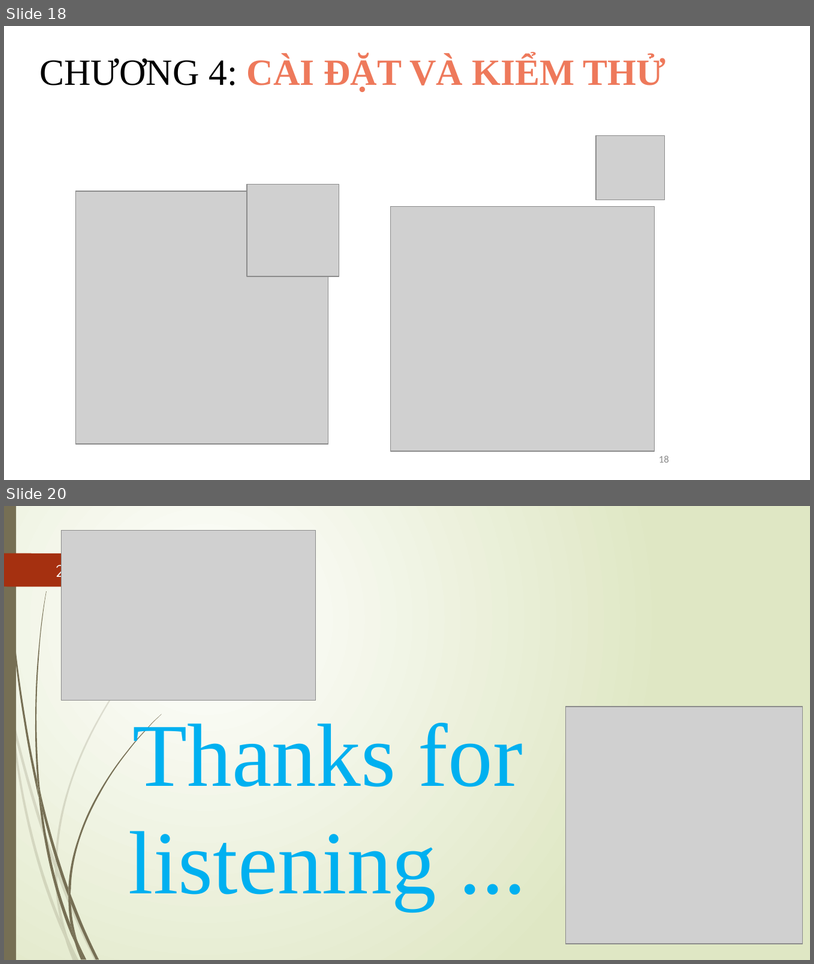
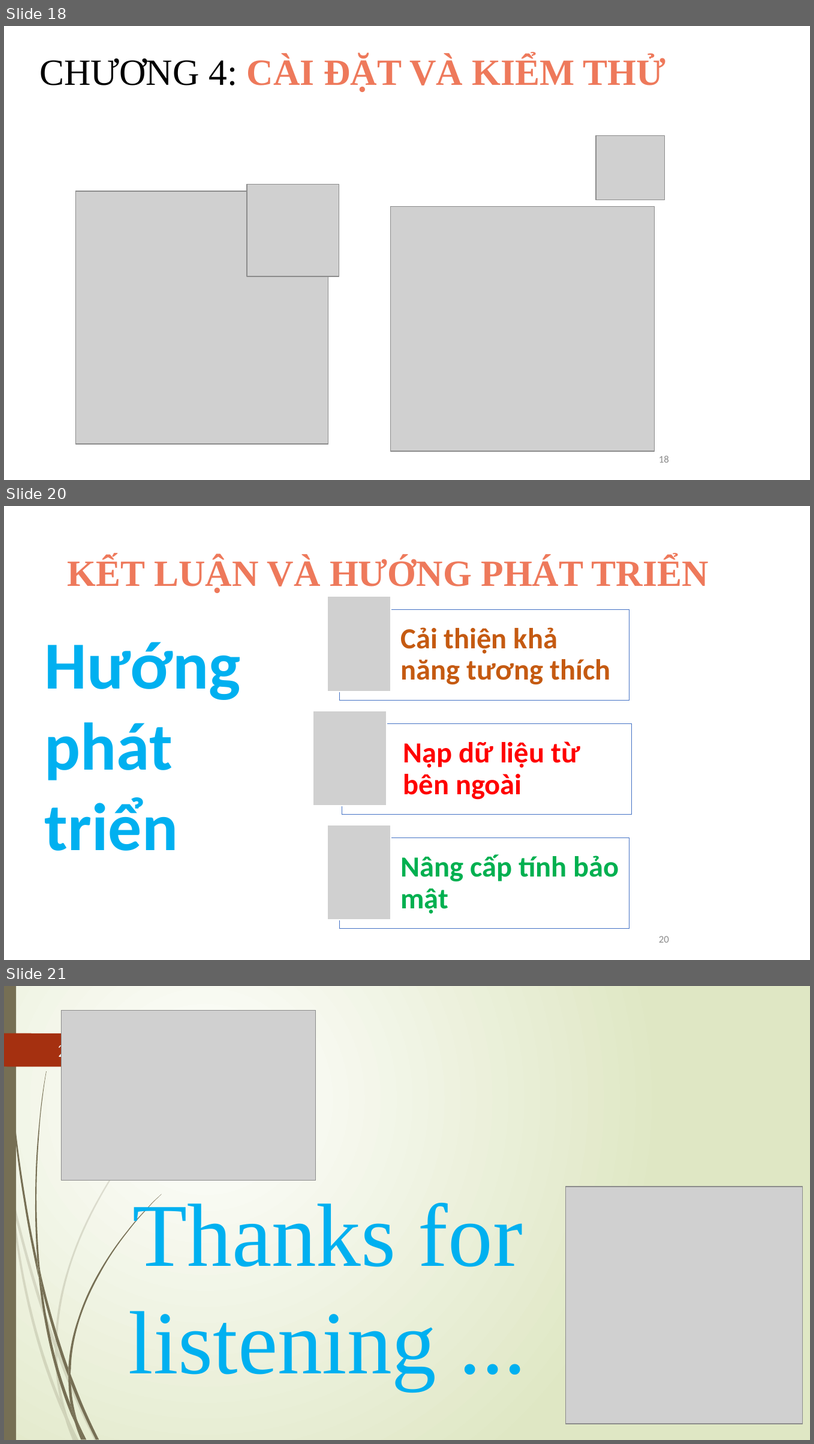
Before and after one commit to tovantoi/csn-da21tta-tovantoi-xml, a slide deck: thesis/abs/CSN.pptx. Shown one above the other, each under a label of ours: slides 18 and 20 before the commit, slides 18, 20 and 21 after it; the slides between them are not shown. The pictures are 814x964 and 814x1444 pixels, drawn with LibreOffice and Linux fonts; fonts in the diff are those of the drawing; grey boxes stand for pictures. Boxes give left, top, right and bottom in pixels: in the first picture for what was removed or moved away, otherwise in the second. Text is boxed around its words. In the diff, an @@ line names an element or a change of style, - is before the commit and + after.

```diff
--- a/thesis/abs/CSN.pptx
+++ b/thesis/abs/CSN.pptx
@@ slide 20 added at box(4, 506, 810, 960), background #FFFFFF @@
@@ title added at box(68, 556, 709, 592), 33 pt, text #EE795B, bold @@
+KẾT LUẬN VÀ HƯỚNG PHÁT TRIỂN
@@ text added at box(45, 642, 241, 850), 60 pt, text #00B0F0, bold @@
+Hướng phát triển
@@ group added at box(313, 597, 632, 928): 3 rectangles, 3 texts, 3 pictures @@
+Cải thiện khả năng tương thích
+Nạp dữ liệu từ bên ngoài
+Nâng cấp tính bảo mật
@@ page number added at box(659, 936, 669, 942), 9 pt, text #8C8C8C @@
+20
@@ what was slide 20 is now slide 21 @@
@@ page number at box(57, 1039, 72, 1062): text changed @@
-20
+21
```
Also in this commit, not shown: 2 slides changed.
